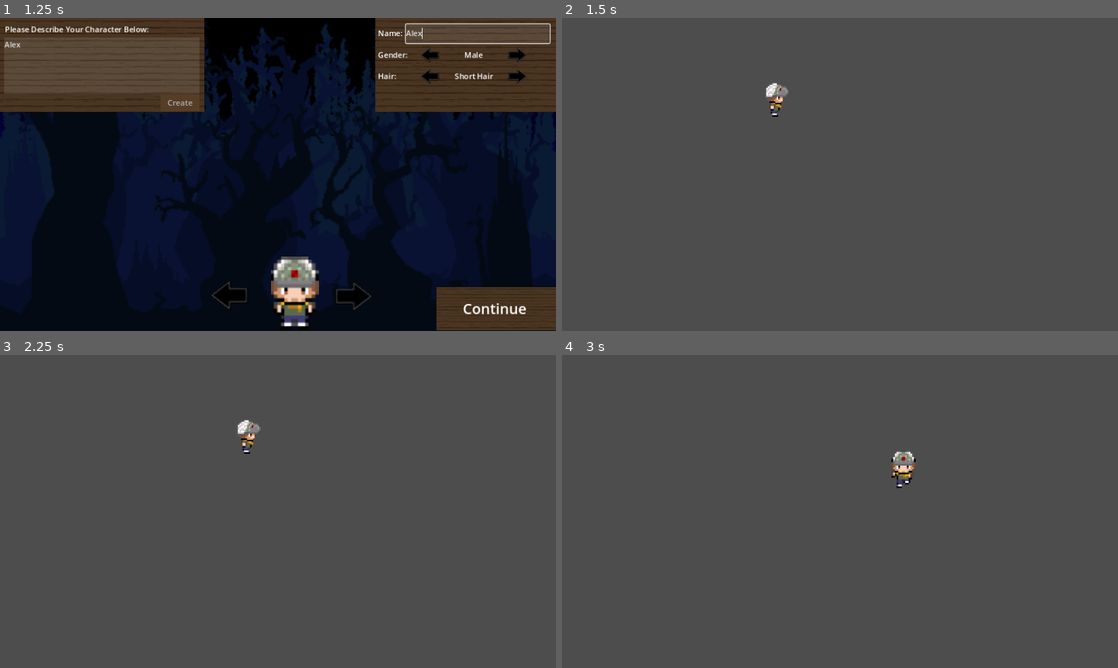
Above: before the commit, frames 1-4 (two rows, left to right).
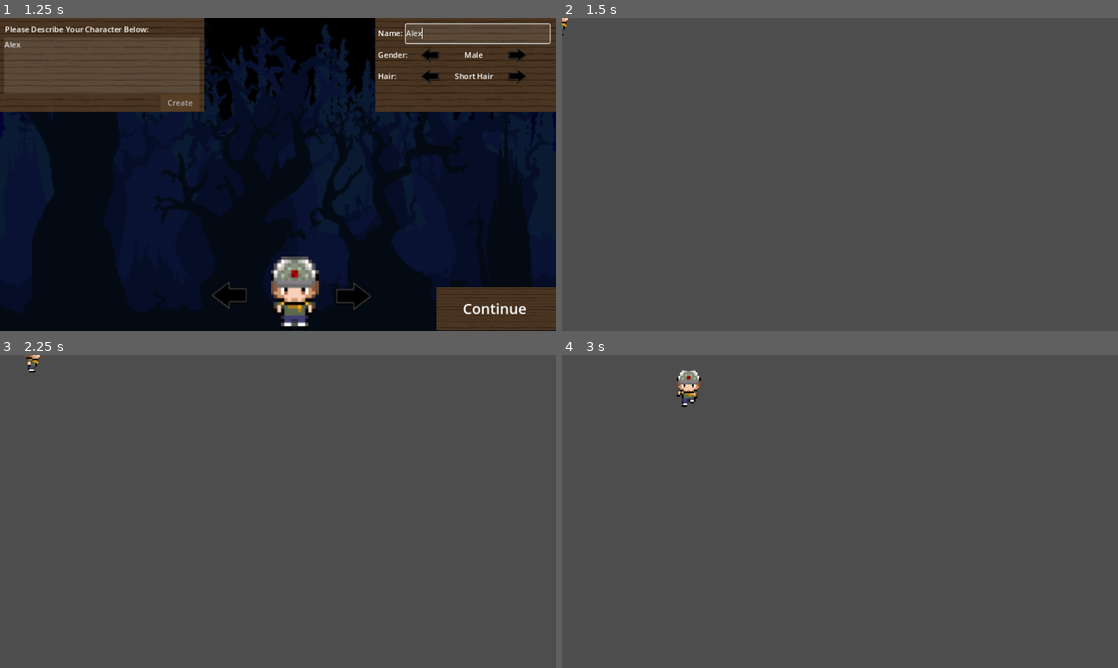
Above: after the commit, the same moments.

Repository: josecjorda/Camp-NightFall
Game: Godot game, scene res://scenes/menus/character_creation_menu.tscn
Two runs of this game, one before a commit and one after it. Both use one fixed random seed, a clock stepped at 60 frames per second and the inputs below. The project has no main scene, so this scene is started directly.
Inputs (mouse positions are in pixels of both pictures, inside the frame that each line leads up to):
- Up to frame 1 (1.25 s): click (100, 64) at 0.52 s; type "Alex" at 0.6 s; click (478, 33) at 0.75 s; type "Alex" at 0.83 s
- Up to frame 2 (1.5 s): click "Continue" at 1.25 s
- Up to frame 3 (2.25 s): tap Enter at 2 s; hold Right (ui_right) from 2.03 s (still down)
- Up to frame 4 (3 s): release Right (ui_right) at 2.78 s; hold Down (ui_down) from 2.78 s (still down)

Frame 1 is identical in both runs. In frame 2, 0.3% of the frame differs, in the area x 0-41%, y 0-32%; in frame 3, 0.3%; in frame 4, 0.7%, in the area x 20-64%, y 4-43%.

Commit message:
switched next scene

Diff:
--- a/scenes/menus/character_creation_menu.gd
+++ b/scenes/menus/character_creation_menu.gd
@@ -1,6 +1,6 @@
 extends Control
 
-# Sends signal to player to set character apperance and name
+## Sends signal to player to set character apperance and name
 signal createCharacter(Gender, Hair, Name)
 
 # Current Appearance
@@ -146,5 +146,5 @@
 	Global.gender = currGender
 	Global.hair = currHair
 
-	var next_scene = "res://scenes/main.tscn"
+	var next_scene = "res://scenes/player/player.tscn"
 	get_tree().change_scene_to_file(next_scene)
